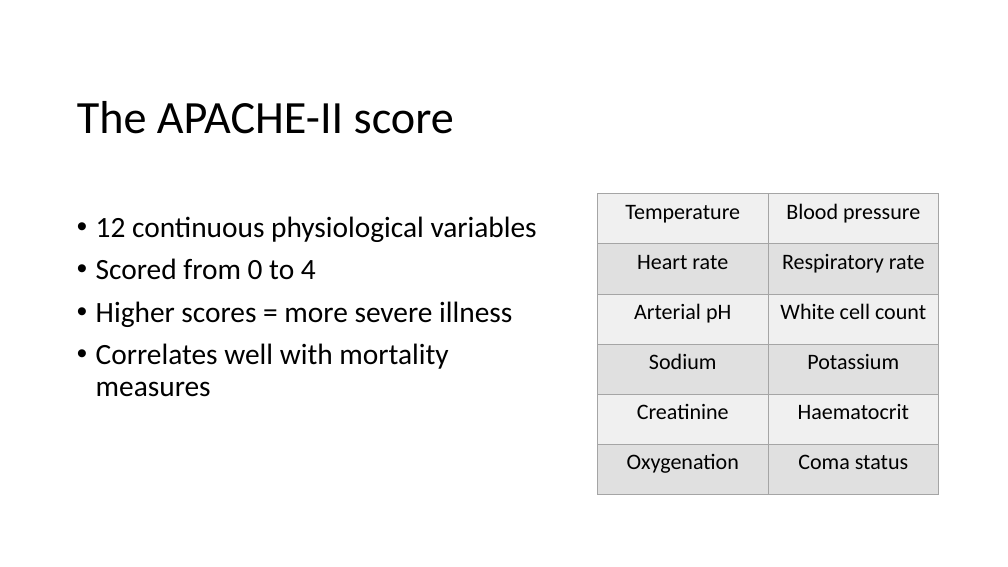
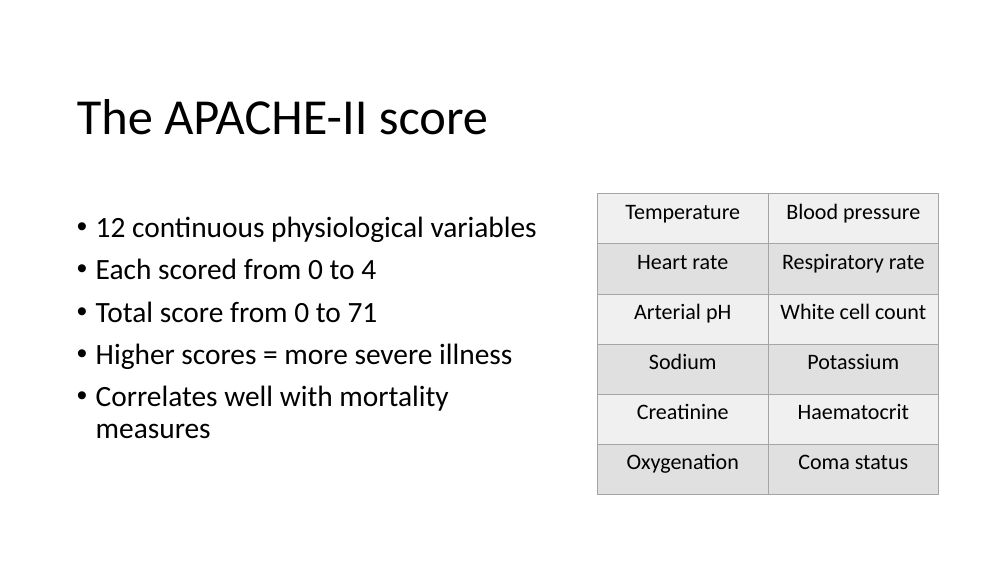
Before and after one commit to btcooper22/MIMIC_ICU, a slide deck: slide 4 of writeup/seminar_2021_04_08.pptx. Drawn at 1008x567 pixels with LibreOffice and Linux fonts; fonts in the diff are those of the drawing; background and template pictures are left out. Boxes give left, top, right and bottom in pixels: in the first picture for what was removed or moved away, otherwise in the second. Text is boxed around its words. In the diff, an @@ line names an element or a change of style, - is before the commit and + after.

```diff
--- a/writeup/seminar_2021_04_08.pptx
+++ b/writeup/seminar_2021_04_08.pptx
@@ title "The APACHE-II score" at (x1=77, y1=99, x2=488, y2=135): size 44 to 48 pt @@
@@ text at (x1=96, y1=258, x2=378, y2=323): text changed @@
-• Scored from 0 to 4
+• Each scored from 0 to 4
+• Total score from 0 to 71
```
Also in this commit, not shown: 5 other slides changed, 2 slides added, 2 slides removed, 42 other files.
